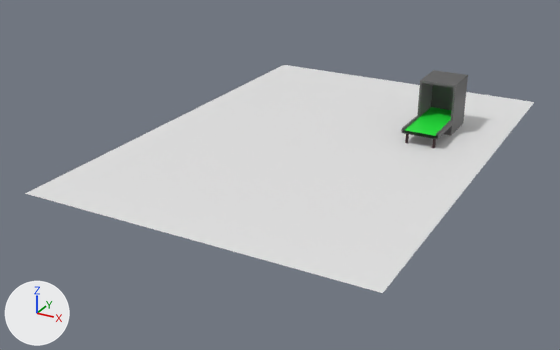
An edit to the Blender file Assets/LudumDare47/Models/SceneRaw.blend, drawn before and after from the same camera.
Camera for both pictures: a 50 mm camera at (8.1, -28.2, 10.8) aimed at (-4.7, -4.8, -0.9). Every picture has the same lights, and +X, +Y and +Z are marked at lower left.

Before the edit, the objects in view are built like this:
```python
me_cube_001 = bpy.data.meshes.new('Cube.001')
me_cube_001.from_pydata(...)  # 92 vertices, 84 faces; spans x -0.71..0.71, y -0.03..1.57, z -0.57..1.47
# faces by material slot: [83, 1]
me_cube_001.materials.append(mat_conveyorbeltoutside)  # dark grey #5f5f5f
me_cube_001.materials.append(mat_conveyorbelt)  # green #1de73b
me_cylinder = bpy.data.meshes.new('Cylinder')
me_cylinder.from_pydata(...)  # 104 vertices, 52 faces; spans x -0.7..0.7, y -1.75..0.0, z -0.66..0.07
me_cylinder.polygons.foreach_set('use_smooth', [True] * 52)
# faces by material slot: [24, 26, 2]
me_cylinder.materials.append(mat_pillar)  # dark red #331216
me_cylinder.materials.append(mat_conveyorbeltoutside)  # dark grey #5f5f5f
me_cylinder.materials.append(mat_conveyorbelt)  # green #1de73b
me_plane = bpy.data.meshes.new('Plane')
me_plane.from_pydata([(-1.0, -1.0, 0.0), (1.0, -1.0, 0.0), (-1.0, 1.0, 0.0), (1.0, 1.0, 0.0)], [], [(0, 1, 3, 2)])
ob_cube = bpy.data.objects.new('Cube', me_cube_001)
ob_cube.location = (-0.32, -0.36, 0.69)
ob_cylinder = bpy.data.objects.new('Cylinder', me_cylinder)
ob_cylinder.location = (-0.32, -0.36, 0.69)
ob_plane = bpy.data.objects.new('Plane', me_plane)
ob_plane.location = (-3.9, -3.42, 0.14)
ob_plane.scale = (6.2, 8.76, 6.2)
```
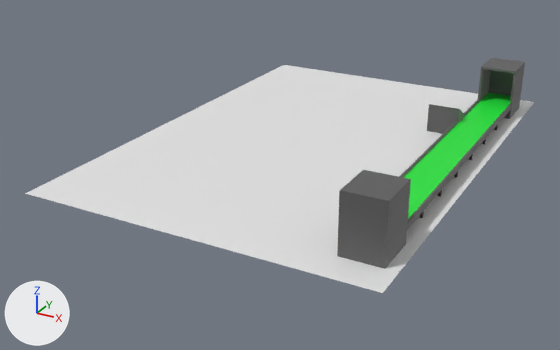
What the commit changed:
Material 'ComputerMaterial' (mat_computermaterial) is new.
Its base color is (0.111, 0.111, 0.111) (dark grey #5e5e5e).
Material 'ConveyorBeltOutside.001' (mat_conveyorbeltoutside_001) is new.
Its base color is (0.115, 0.115, 0.115) (dark grey #5f5f5f).
Material 'ConveyorBelt.001' (mat_conveyorbelt_001) is new.
Its base color is (0.0126, 0.8, 0.0438) (green #1de73b).
Mesh me_cube is new.
It has 141 vertices, 121 faces and spans x -0.614..0.613, y -0.35..0.311, z 0.0..1.252.
It uses material mat_computermaterial (dark grey #5e5e5e).
Mesh me_cube_002 is new.
It has 92 vertices, 84 faces and spans x -0.71..0.71, y -0.03..1.57, z -0.57..1.47.
Faces by material slot: [83, 1].
It uses material mat_conveyorbeltoutside_001 (dark grey #5f5f5f).
It uses material mat_conveyorbelt_001 (green #1de73b).
Object 'Cube' (ob_cube) moves from (-0.32, -0.36, 0.69) to (1.2, 2.68, 0.69).
Object 'Cylinder' (ob_cylinder) moves from (-0.32, -0.36, 0.69) to (1.2, 2.68, 0.69).
Object 'Cylinder' (ob_cylinder) gains a ARRAY modifier named 'Array'.
Modifier setting: count = 7.
Modifier setting: constant_offset_displace = (0.0, 0.0, 0.0).
Modifier setting: relative_offset_displace = (0.0, -1.0, 0.0).
Object 'Cube.002' (ob_cube_002) is new; it shows me_cube.
Its location is (0.0, 0.0, 0.0).
Object 'Cube.001' (ob_cube_001) is new; it shows me_cube_002.
Its location is (1.2, -9.45, 0.69).
Its rotation in degrees is (0, 0, 180).

Where the change shows, as pixel boxes [x1, y1, x2, y2] in the pictures (560 x 350 px):
'Cube.001', added: after [337, 170, 411, 269]
'Cylinder', moved, modifiers changed: before [402, 115, 452, 148]; after [399, 100, 512, 230]
'Cube', moved: before [418, 70, 468, 135]; after [478, 58, 525, 119]
'Cube.002', added: after [427, 104, 464, 134]
